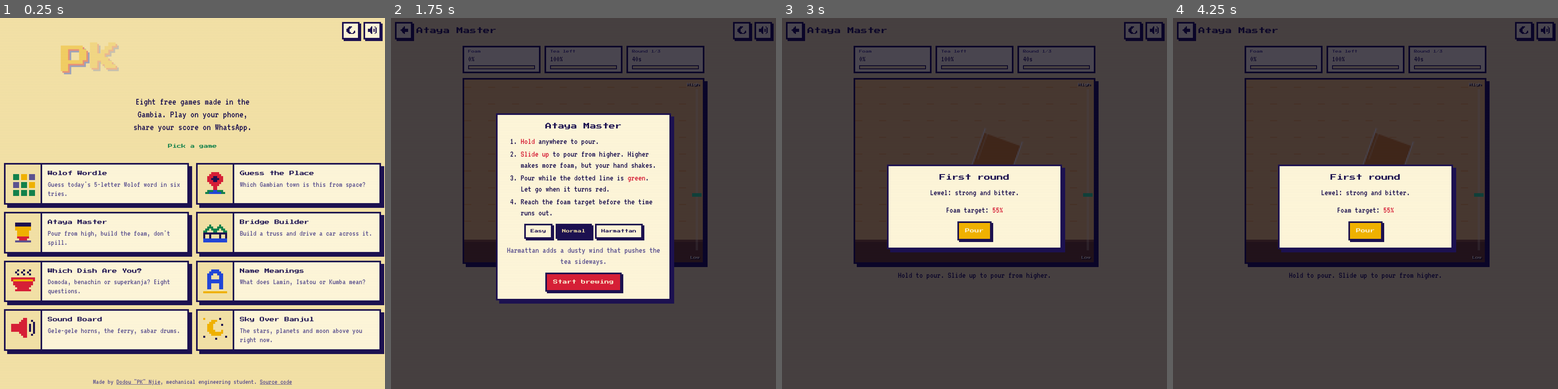
Above: before the commit, frames 1-4 (left to right).
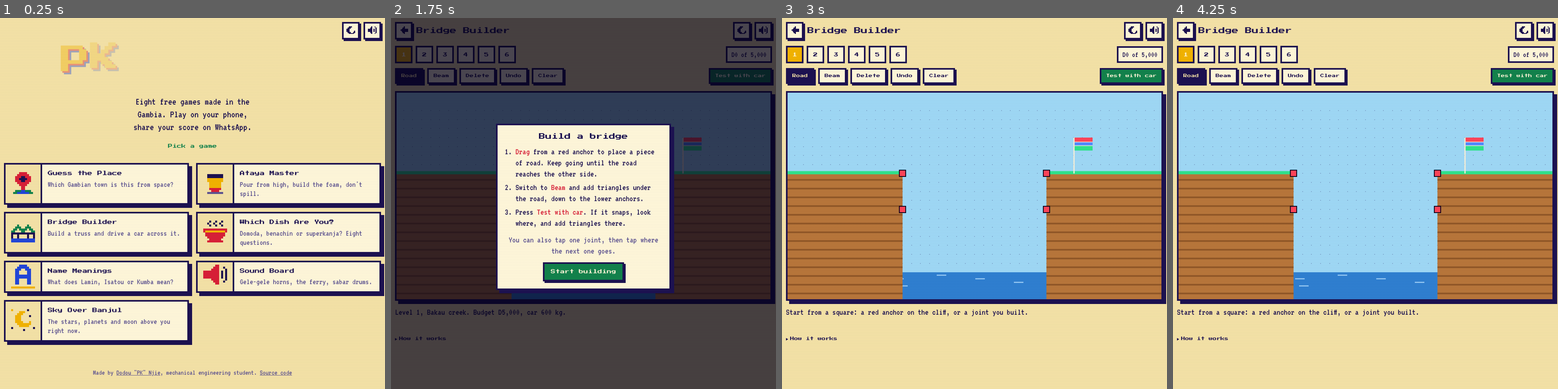
Above: after the commit, the same moments.

Repository: pk-left/pk-arcade
Game: browser game, page index.html
Same seed, same stepped clock (60 frames per second), same inputs: the game is played once before the commit and once after it.
Inputs (mouse positions are in pixels of both pictures, inside the frame that each line leads up to; where the layout moved, square brackets give the same spot in the first picture):
- Up to frame 1 (0.25 s): no input
- Up to frame 2 (1.75 s): click (583, 251) [583, 255] at 0.27 s; click (583, 270) [583, 273] at 1.07 s; tap Space at 1.1, 1.6 s; click (506, 233) [506, 236] at 1.67 s
- Up to frame 3 (3 s): click "Start brewing" (after the commit: "Start building") at 1.77 s; tap Space at 2.1, 2.6 s; click (1047, 166) [1020, 144] at 2.27 s; tap Enter at 2.52 s; click (1032, 236) [1009, 207] at 2.87 s
- Up to frame 4 (4.25 s): tap Space at 3.1, 3.6, 4.1 s; click (1273, 248) [1307, 218] at 3.47 s; click (1365, 155) [1365, 133] at 4.07 s

The runs differ from the first frame. In frame 1, 15% of the frame differs, in the area x 1-100%, y 41-99%; in frame 2, 35%; in frame 3, 100%, in the area x 0-100%, y 0-100%; in frame 4, 100%.

Commit message:
Move Wolof Wordle to its own site
Wolof Wordle now lives in its own repo with a Wolof-English dictionary.
Removes the game folder, its tile and icon, and its offline cache entries
(cache bumped to v4 so phones drop the old copy). Also fixes the garbled
first line of the README.

Diff:
--- a/assets/icons.js
+++ b/assets/icons.js
@@ -1,8 +1,5 @@
 // 12 x 12 pixel art for each game. Letters pick theme colours (see PIXEL_COLOURS in common.js).
 const GAME_ICONS = {
-  wordle: [
-    "............", ".ggg.yyy.mmm", ".ggg.yyy.mmm", ".ggg.yyy.mmm", "............", ".mmm.ggg.yyy",
-    ".mmm.ggg.yyy", ".mmm.ggg.yyy", "............", ".ggg.ggg.ggg", ".ggg.ggg.ggg", ".ggg.ggg.ggg"],
   place: [
     "....rrrr....", "...rrrrrr...", "..rrriirrr..", "..rriiiirr..", "..rrriirrr..", "...rrrrrr...",
     "....rrrr....", ".....rr.....", ".....rr.....", "..gggbbggg..", ".ggbbbbbbgg.", "............"],
--- a/index.html
+++ b/index.html
@@ -4,9 +4,9 @@
   <meta charset="utf-8">
   <meta name="viewport" content="width=device-width, initial-scale=1">
   <title>PK Arcade - games from the Gambia</title>
-  <meta name="description" content="Wolof Wordle, guess the Gambian town, brew ataya, build a bridge and more. Free games made in the Gambia.">
+  <meta name="description" content="Guess the Gambian town, brew ataya, build a bridge and more. Free games made in the Gambia.">
   <meta property="og:title" content="PK Arcade">
-  <meta property="og:description" content="Wolof Wordle, guess the Gambian town, brew ataya, build a bridge and more.">
+  <meta property="og:description" content="Guess the Gambian town, brew ataya, build a bridge and more.">
   <meta property="og:image" content="https://pk-arcade.pages.dev/assets/icons/icon-512.png">
   <meta name="theme-color" content="#130b33">
   <link rel="manifest" href="manifest.webmanifest">
@@ -71,10 +71,9 @@
   </footer>
 
   <script src="assets/common.js?v=2"></script>
-  <script src="assets/icons.js?v=2"></script>
+  <script src="assets/icons.js?v=3"></script>
   <script>
     const GAMES = [
-      ["wordle", "wordle/", "Wolof Wordle", "Guess today's 5-letter Wolof word in six tries."],
       ["place", "guess-the-place/", "Guess the Place", "Which Gambian town is this from space?"],
       ["ataya", "ataya/", "Ataya Master", "Pour from high, build the foam, don't spill."],
       ["bridge", "bridge/", "Bridge Builder", "Build a truss and drive a car across it."],
--- a/sw.js
+++ b/sw.js
@@ -1,15 +1,15 @@
 // Service worker: keeps a copy of the site on the device so it opens with no data.
 // Strategy: answer from the saved copy straight away, and refresh that copy in the background,
 // so the next visit gets the newest version. Map tiles and other sites are never cached.
-const CACHE = "pk-arcade-v3";
-const PAGES = ["", "wordle/", "guess-the-place/", "ataya/", "bridge/", "dish-quiz/", "names/", "soundboard/", "sky/"];
+const CACHE = "pk-arcade-v4";
+const PAGES = ["", "guess-the-place/", "ataya/", "bridge/", "dish-quiz/", "names/", "soundboard/", "sky/"];
 const FILES = [
   ...PAGES.map(p => "/" + p),
   "/assets/style.css", "/assets/common.js", "/assets/theme.js", "/assets/icons.js",
   "/assets/fonts/press-start-2p.woff2", "/assets/fonts/vt323.woff2",
   "/assets/icons/icon.svg", "/assets/icons/icon-192.png",
   "/assets/leaflet/leaflet.js", "/assets/leaflet/leaflet.css",
-  "/wordle/words.js", "/guess-the-place/places.js", "/names/names.js",
+  "/guess-the-place/places.js", "/names/names.js",
   "/sky/astronomy.min.js", "/sky/skydata.js", "/manifest.webmanifest",
 ];
 
--- a/wordle/index.html
+++ /dev/null
@@ -1,257 +0,0 @@
-<!DOCTYPE html>
-<html lang="en">
-<head>
-  <meta charset="utf-8">
-  <meta name="viewport" content="width=device-width, initial-scale=1, maximum-scale=1">
-  <title>Wolof Wordle - PK Arcade</title>
-  <meta name="description" content="Guess today's 5-letter Wolof word in six tries.">
-  <meta name="theme-color" content="#130b33">
-  <link rel="manifest" href="../manifest.webmanifest">
-  <link rel="icon" href="../assets/icons/icon.svg" type="image/svg+xml">
-  <script src="../assets/theme.js?v=2"></script>
-  <link rel="stylesheet" href="../assets/style.css?v=2">
-  <style>
-    main { display: flex; flex-direction: column; align-items: center; }
-    .modes { display: flex; gap: 10px; margin-bottom: 10px; }
-    .modes .btn { padding: 10px 12px; font-size: .6rem; }
-    #sub { margin: 0 0 10px; }
-    .board { display: grid; gap: 6px; margin-bottom: 16px; }
-    .rowg { display: grid; grid-template-columns: repeat(5, 1fr); gap: 6px; }
-    .rowg.shake { animation: shake .3s steps(6); }
-    @keyframes shake { 25%, 75% { transform: translateX(-8px); } 50% { transform: translateX(8px); } }
-    .tileg {
-      width: min(15vw, 60px); height: min(15vw, 60px); display: grid; place-items: center;
-      font: clamp(1rem, 5vw, 1.5rem) var(--display); text-transform: uppercase;
-      background: var(--bg-2); border: var(--px) solid var(--muted); color: var(--ink);
-    }
-    .tileg.filled { border-color: var(--line); }
-    .tileg.flip { animation: flip .32s steps(4) both; }
-    @keyframes flip { 50% { transform: scaleY(0); } }
-    .tileg.ok, .key.ok { background: var(--green); border-color: var(--line); color: var(--on-accent); }
-    .tileg.near, .key.near { background: var(--yellow); border-color: var(--line); color: var(--on-accent); }
-    .tileg.no, .key.no { background: var(--bg); border-color: var(--muted); color: var(--muted); }
-    .rowg.won .tileg { animation: hop .4s steps(4) both; }
-    .rowg.won .tileg:nth-child(2) { animation-delay: .07s; } .rowg.won .tileg:nth-child(3) { animation-delay: .14s; }
-    .rowg.won .tileg:nth-child(4) { animation-delay: .21s; } .rowg.won .tileg:nth-child(5) { animation-delay: .28s; }
-    @keyframes hop { 50% { transform: translateY(-14px); } }
-
-    .kb { width: 100%; max-width: 520px; display: grid; gap: 6px; user-select: none; }
-    .kb .r { display: flex; gap: 5px; justify-content: center; }
-    .key {
-      flex: 1; height: 54px; padding: 0; cursor: pointer; text-transform: uppercase;
-      font: 1.7rem var(--body); color: var(--ink); background: var(--panel); border: 3px solid var(--line);
-    }
-    .key.wide { flex: 1.7; font: .5rem var(--display); }
-    .key:active { transform: translateY(3px); }
-
-    .stats { display: grid; grid-template-columns: repeat(4, 1fr); text-align: center; margin: 16px 0; }
-    .stats b { display: block; font: 1.1rem var(--display); margin-bottom: 6px; }
-    .stats span { font-size: 1.1rem; color: var(--muted); }
-    .meaning { background: var(--bg); border: var(--px) solid var(--line); padding: 12px; }
-    .meaning .w { font: 1rem var(--display); color: var(--green); display: block; margin-bottom: 8px; text-transform: uppercase; }
-    .ex { display: flex; gap: 4px; margin: 4px 0 6px; }
-    .ex .tileg { width: 36px; height: 36px; font-size: .8rem; }
-  </style>
-</head>
-<body data-title="Wolof Wordle">
-  <main>
-    <div class="modes">
-      <button class="btn on" id="dailyBtn">Daily</button>
-      <button class="btn ghost" id="practiceBtn">Practice</button>
-      <button class="btn ghost" id="helpBtn">How to play</button>
-    </div>
-    <p class="muted" id="sub"></p>
-    <div class="board" id="board"></div>
-    <div class="kb" id="kb"></div>
-  </main>
-
-  <dialog id="help">
-    <h2>How to play</h2>
-    <p>Guess the 5-letter Wolof word in 6 tries. The tiles change colour after each guess.</p>
-    <div class="ex"><div class="tileg ok">a</div><div class="tileg">t</div><div class="tileg">a</div><div class="tileg">y</div><div class="tileg">a</div></div>
-    <p class="muted">Green: right letter, right place.</p>
-    <div class="ex"><div class="tileg">s</div><div class="tileg near">a</div><div class="tileg">b</div><div class="tileg">a</div><div class="tileg">r</div></div>
-    <p class="muted">Yellow: the letter is in the word, somewhere else.</p>
-    <div class="ex"><div class="tileg">x</div><div class="tileg">a</div><div class="tileg">r</div><div class="tileg no">i</div><div class="tileg">t</div></div>
-    <p class="muted">Dark: the letter is not in the word.</p>
-    <p>Words are written without accents (ë is typed as e). Daily gives everyone the same word, new at midnight. Practice gives you as many words as you like.</p>
-    <div class="center"><button class="btn" onclick="this.closest('dialog').close()">Play</button></div>
-  </dialog>
-
-  <dialog id="done">
-    <h2 id="doneTitle"></h2>
-    <div class="meaning" id="meaning"></div>
-    <div class="stats" id="stats"></div>
-    <div class="row" style="justify-content:center">
-      <button class="btn green" id="shareBtn">Share result</button>
-      <button class="btn" id="againBtn">New word</button>
-      <button class="btn ghost" onclick="this.closest('dialog').close()">Close</button>
-    </div>
-    <p class="muted center" id="next" style="margin:14px 0 0"></p>
-  </dialog>
-
-  <script src="../assets/common.js?v=2"></script>
-  <script src="words.js"></script>
-  <script>
-    const ROWS = 6, LEN = 5;
-    const day = dayNumber();
-    // A fixed shuffle of the list, so the daily word isn't just "the next line in the file".
-    const ORDER = shuffle(WORDS.map((_, i) => i), seededRandom(2026));
-    const dailyWord = WORDS[ORDER[((day % WORDS.length) + WORDS.length) % WORDS.length]];
-
-    let mode = "daily", answer, meaning, state, current = "";
-    const stats = store.get("wordle-stats", { played: 0, wins: 0, streak: 0, best: 0, lastWinDay: null });
-    const board = document.getElementById("board"), kb = document.getElementById("kb");
-
-    for (let r = 0; r < ROWS; r++) {
-      const row = document.createElement("div");
-      row.className = "rowg";
-      for (let c = 0; c < LEN; c++) row.appendChild(Object.assign(document.createElement("div"), { className: "tileg" }));
-      board.appendChild(row);
-    }
-    ["qwertyuiop", "asdfghjkl", "+zxcvbnm-"].forEach(line => {
-      const r = document.createElement("div");
-      r.className = "r";
-      for (const ch of line) {
-        const k = document.createElement("button");
-        k.className = "key";
-        if (ch === "+") { k.textContent = "Enter"; k.classList.add("wide"); k.dataset.k = "Enter"; }
-        else if (ch === "-") { k.textContent = "Del"; k.classList.add("wide"); k.dataset.k = "Backspace"; }
-        else { k.textContent = ch; k.dataset.k = ch; }
-        r.appendChild(k);
-      }
-      kb.appendChild(r);
-    });
-    kb.addEventListener("click", e => { const k = e.target.closest(".key"); if (k) press(k.dataset.k); });
-    document.addEventListener("keydown", e => {
-      if (e.ctrlKey || e.metaKey || e.altKey || document.querySelector("dialog[open]")) return;
-      if (e.key === "Enter" || e.key === "Backspace" || /^[a-z]$/i.test(e.key)) press(e.key.length === 1 ? e.key.toLowerCase() : e.key);
-    });
-
-    function start(newMode) {
-      mode = newMode; current = "";
-      if (mode === "daily") {
-        [answer, meaning] = dailyWord;
-        state = store.get("wordle-state", null);
-        if (!state || state.day !== day || state.answer !== answer) state = { day, answer, guesses: [], finished: false, won: false };
-        document.getElementById("sub").textContent = `Daily word #${day + 1}`;
-      } else {
-        [answer, meaning] = WORDS[Math.floor(Math.random() * WORDS.length)];
-        state = { guesses: [], finished: false, won: false };
-        document.getElementById("sub").textContent = "Practice: a random word, play as many as you like";
-      }
-      document.getElementById("dailyBtn").className = "btn " + (mode === "daily" ? "on" : "ghost");
-      document.getElementById("practiceBtn").className = "btn " + (mode === "practice" ? "on" : "ghost");
-      for (let r = 0; r < ROWS; r++) { board.children[r].classList.remove("won"); paintRow(r, state.guesses[r] || "", state.guesses[r] ? score(state.guesses[r]) : null, false); }
-      paintKeys();
-      if (state.finished) setTimeout(showDone, 300);
-    }
-
-    function score(guess) {
-      // Two passes so repeated letters are coloured correctly (think of "ataya")
-      const res = Array(LEN).fill("no"), left = {};
-      for (let i = 0; i < LEN; i++) {
-        if (guess[i] === answer[i]) res[i] = "ok"; else left[answer[i]] = (left[answer[i]] || 0) + 1;
-      }
-      for (let i = 0; i < LEN; i++) {
-        if (res[i] !== "ok" && left[guess[i]] > 0) { res[i] = "near"; left[guess[i]]--; }
-      }
-      return res;
-    }
-
-    function paintRow(r, word, colours, animate) {
-      const tiles = board.children[r].children;
-      for (let i = 0; i < LEN; i++) {
-        tiles[i].textContent = word[i] || "";
-        tiles[i].className = "tileg" + (word[i] ? " filled" : "");
-        if (!colours) continue;
-        if (animate) setTimeout(() => { tiles[i].classList.add("flip"); sfx.flip(); setTimeout(() => tiles[i].classList.add(colours[i]), 160); }, i * 220);
-        else tiles[i].classList.add(colours[i]);
-      }
-    }
-
-    function paintKeys() {
-      const rank = { no: 1, near: 2, ok: 3 }, best = {};
-      state.guesses.forEach(g => score(g).forEach((c, i) => { if (!best[g[i]] || rank[c] > rank[best[g[i]]]) best[g[i]] = c; }));
-      kb.querySelectorAll(".key").forEach(k => {
-        k.classList.remove("ok", "near", "no");
-        if (best[k.dataset.k]) k.classList.add(best[k.dataset.k]);
-      });
-    }
-
-    function press(k) {
-      if (state.finished) return;
-      if (k === "Backspace") { current = current.slice(0, -1); sfx.move(); }
-      else if (k === "Enter") return submit();
-      else if (current.length < LEN) { current += k; sfx.key(); }
-      paintRow(state.guesses.length, current);
-    }
-
-    function submit() {
-      const r = state.guesses.length;
-      if (current.length < LEN) {
-        board.children[r].classList.remove("shake"); void board.children[r].offsetWidth; board.children[r].classList.add("shake");
-        sfx.bad();
-        return toast("Not enough letters");
-      }
-      const guess = current;
-      state.guesses.push(guess); current = "";
-      paintRow(r, guess, score(guess), true);
-      setTimeout(paintKeys, LEN * 220 + 100);
-      if (guess === answer || state.guesses.length === ROWS) {
-        state.finished = true; state.won = guess === answer;
-        if (mode === "daily") updateStats();
-        setTimeout(() => {
-          if (state.won) { board.children[r].classList.add("won"); sfx.win(); confetti(); toast(["Jamm rekk!", "Rafet na!", "Waaw!", "Nice one!", "Phew!", "Just made it!"][r]); }
-          else { sfx.lose(); toast(answer.toUpperCase()); }
-          setTimeout(showDone, 1300);
-        }, LEN * 220 + 250);
-      }
-      if (mode === "daily") store.set("wordle-state", state);
-    }
-
-    function updateStats() {
-      stats.played++;
-      if (state.won) {
-        stats.wins++;
-        stats.streak = stats.lastWinDay === day - 1 ? stats.streak + 1 : 1;
-        stats.best = Math.max(stats.best, stats.streak);
-        stats.lastWinDay = day;
-      } else stats.streak = 0;
-      store.set("wordle-stats", stats);
-    }
-
-    function resultText() {
-      const emoji = { ok: "🟩", near: "🟨", no: "⬛" };
-      const grid = state.guesses.map(g => score(g).map(c => emoji[c]).join("")).join("\n");
-      const label = mode === "daily" ? `#${day + 1}` : "practice";
-      return `Wolof Wordle ${label} ${state.won ? state.guesses.length : "X"}/6\n\n${grid}\n\n${location.origin}${location.pathname}`;
-    }
-
-    function showDone() {
-      document.getElementById("doneTitle").textContent = state.won ? "Rafet na!" : "Next time";
-      document.getElementById("meaning").innerHTML = `<span class="w">${answer}</span>${meaning}`;
-      const pct = stats.played ? Math.round(100 * stats.wins / stats.played) : 0;
-      document.getElementById("stats").innerHTML =
-        [[stats.played, "Played"], [pct, "Win %"], [stats.streak, "Streak"], [stats.best, "Best"]]
-          .map(([v, l]) => `<div><b>${v}</b><span>${l}</span></div>`).join("");
-      const now = new Date(), midnight = Date.UTC(now.getUTCFullYear(), now.getUTCMonth(), now.getUTCDate() + 1);
-      const h = Math.floor((midnight - now) / 3600000), m = Math.floor((midnight - now) / 60000) % 60;
-      document.getElementById("next").textContent = mode === "daily" ? `Next daily word in ${h}h ${m}m` : "";
-      document.getElementById("againBtn").textContent = mode === "daily" ? "Practice" : "New word";
-      document.getElementById("done").showModal();
-    }
-    document.getElementById("shareBtn").onclick = () => shareText(resultText());
-    document.getElementById("againBtn").onclick = () => { document.getElementById("done").close(); start("practice"); };
-    document.getElementById("helpBtn").onclick = () => document.getElementById("help").showModal();
-    document.getElementById("dailyBtn").onclick = () => start("daily");
-    document.getElementById("practiceBtn").onclick = () => start("practice");
-
-    start("daily");
-    if (!state.finished && !store.get("wordle-seen-help", false)) {
-      document.getElementById("help").showModal();
-      store.set("wordle-seen-help", true);
-    }
-  </script>
-</body>
-</html>
--- a/wordle/words.js
+++ /dev/null
@@ -1,129 +0,0 @@
-// Wolof Wordle answer list: [word, English meaning].
-// All words are 5 letters, written without accents so they can be typed on any phone
-// (ë -> e, à -> a, é -> e). Spellings differ between Gambian and Senegalese Wolof.
-// PK: please check these and fix or remove any that look wrong. The daily game cycles
-// through the list in order; practice mode picks at random.
-const WORDS = [
-  ["ataya", "green tea, brewed with mint and sugar"],
-  ["yaram", "body"],
-  ["mburu", "bread"],
-  ["kaani", "hot pepper"],
-  ["gerte", "groundnuts (peanuts)"],
-  ["dugub", "millet"],
-  ["nawet", "the rainy season"],
-  ["tabax", "to build"],
-  ["dawal", "to drive"],
-  ["wolof", "the Wolof people and language"],
-  ["sabar", "sabar drum, and the dance that goes with it"],
-  ["xarit", "friend"],
-  ["defar", "to make or to fix"],
-  ["kaddu", "word, speech"],
-  ["kanam", "face; in front"],
-  ["garab", "tree; also medicine"],
-  ["teeru", "to welcome, to receive (a guest)"],
-  ["dalal", "to make someone welcome, as in 'dalal ak jamm'"],
-  ["nelaw", "to sleep"],
-  ["tukki", "to travel"],
-  ["woyof", "light (not heavy); easy"],
-  ["rafet", "beautiful"],
-  ["metti", "difficult; painful"],
-  ["soxna", "lady; wife"],
-  ["taxaw", "to stand"],
-  ["daanu", "to fall"],
-  ["waxtu", "time; hour"],
-  ["ndank", "slowly, as in 'ndank ndank'"],
-  ["yaatu", "wide"],
-  ["tuuti", "small; a little"],
-  ["saabu", "soap"],
-  ["simis", "shirt"],
-  ["tubey", "trousers"],
-  ["mbubb", "boubou (long robe)"],
-  ["soble", "onion"],
-  ["maafe", "groundnut stew (domoda)"],
-  ["yassa", "onion and lemon sauce with chicken or fish"],
-  ["jabar", "wife"],
-  ["sukar", "sugar"],
-  ["ndogu", "the meal that breaks the fast"],
-  ["teere", "book"],
-  ["ndaje", "meeting, gathering"],
-  ["ngoon", "late afternoon, evening"],
-  ["guddi", "night"],
-  ["mbokk", "relative, family member"],
-  // ----- added in the second batch -----
-  ["warga", "green tea leaves, used to brew ataya"],
-  ["naana", "mint"],
-  ["sotti", "to pour; also to be finished"],
-  ["xelli", "to pour"],
-  ["kanja", "okra"],
-  ["xorom", "salt"],
-  ["daxin", "rice cooked soft with groundnut sauce"],
-  ["fonde", "millet porridge"],
-  ["kecax", "smoked dried fish"],
-  ["yaboy", "bonga fish (sardinella)"],
-  ["sipax", "shrimp"],
-  ["yoxos", "oysters"],
-  ["forox", "sour"],
-  ["lewet", "mild, bland"],
-  ["tilim", "dirty"],
-  ["setal", "to clean"],
-  ["deger", "hard, strong"],
-  ["njool", "tall"],
-  ["mbaam", "donkey"],
-  ["bukki", "hyena"],
-  ["janax", "mouse"],
-  ["tontu", "to answer"],
-  ["fatte", "to forget"],
-  ["ragal", "to be afraid"],
-  ["yewwu", "to wake up"],
-  ["sangu", "to bathe"],
-  ["raxas", "to wash (dishes or hands)"],
-  ["yobbu", "to take something away"],
-  ["dellu", "to go back"],
-  ["sanni", "to throw"],
-  ["bayyi", "to leave, to let go"],
-  ["noppi", "to finish; to be quiet"],
-  ["wallu", "to help"],
-  ["taggu", "to say goodbye"],
-  ["yendu", "to spend the day"],
-  ["seeti", "to go and visit"],
-  ["wecce", "to exchange, to change money"],
-  ["julli", "to pray"],
-  ["leegi", "now"],
-  ["gaawu", "Saturday"],
-  ["lolli", "the harvest season, after the rains"],
-  ["penku", "east"],
-  ["sowwu", "west"],
-  ["mbedd", "street"],
-  ["marse", "market"],
-  ["butik", "shop"],
-  ["daara", "Quranic school"],
-  ["jakka", "mosque"],
-  ["caabi", "key"],
-  ["paaka", "knife"],
-  ["furno", "charcoal stove"],
-  ["musor", "headscarf"],
-  ["jaaro", "ring"],
-  ["wurus", "gold"],
-  ["caaya", "wide, baggy trousers"],
-  ["kawar", "hair"],
-  ["deret", "blood"],
-  ["ndigg", "waist"],
-  ["mbagg", "shoulder"],
-  ["gewel", "griot (praise singer and oral historian)"],
-  ["xalam", "a traditional lute"],
-  ["taasu", "spoken praise poetry"],
-  ["butut", "the Gambian coin: 100 bututs make a dalasi"],
-  ["juuti", "tax, customs duty"],
-  ["yalla", "God"],
-  ["sarax", "alms, charity"],
-  ["barke", "blessing"],
-  ["kersa", "modesty, respectful shyness"],
-  ["fayda", "determination, self-respect"],
-  ["gacce", "shame"],
-  ["naqar", "sorrow"],
-  ["juddu", "birth"],
-  ["askan", "a people, a nation"],
-  ["nguur", "government; kingdom"],
-  ["mbaar", "a shed or shelter"],
-  ["nawle", "a peer, someone of the same standing"],
-];
Not shown, changed: manifest.webmanifest
